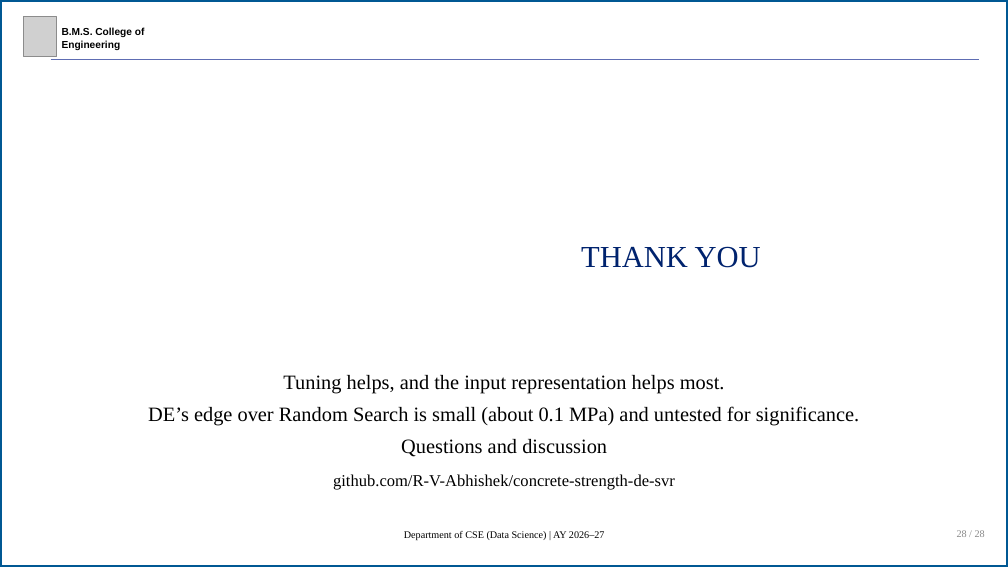
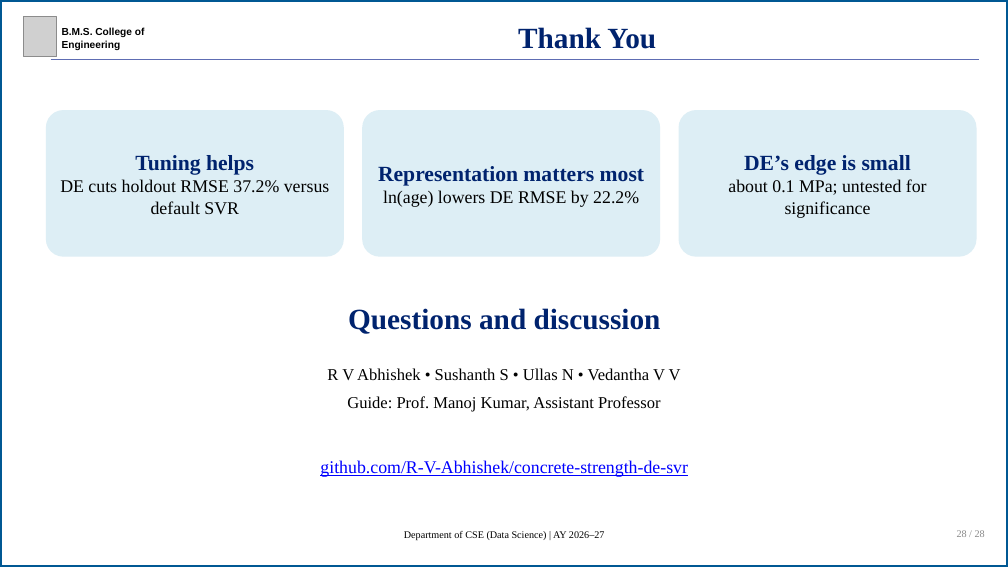
Before and after one commit to R-V-Abhishek/concrete-strength-de-svr, a slide deck: slide 28 of presentation/concrete-strength-de-svr-presentation.pptx. Drawn at 1008x567 pixels with LibreOffice and Linux fonts; fonts in the diff are those of the drawing; grey boxes stand for pictures. Boxes give left, top, right and bottom in pixels: in the first picture for what was removed or moved away, otherwise in the second. Text is boxed around its words. In the diff, an @@ line names an element or a change of style, - is before the commit and + after.

```diff
--- a/presentation/concrete-strength-de-svr-presentation.pptx
+++ b/presentation/concrete-strength-de-svr-presentation.pptx
@@ text at bbox=[518, 27, 656, 49]: text changed; size 48 to 46 pt; bold on @@
-THANK YOU
+Thank You
@@ rounded rectangle added at bbox=[46, 110, 344, 257], fill #DDEEF5, 28 pt, text #000000 @@
+Tuning helps
+DE cuts holdout RMSE 37.2% versus default SVR
@@ rounded rectangle added at bbox=[362, 110, 660, 257], fill #DDEEF5, 28 pt, text #000000 @@
+Representation matters most
+ln(age) lowers DE RMSE by 22.2%
@@ rounded rectangle added at bbox=[678, 110, 976, 257], fill #DDEEF5, 28 pt, text #000000 @@
+DE’s edge is small
+about 0.1 MPa; untested for significance
@@ text added at bbox=[348, 308, 661, 334], 46 pt, text #00236E, bold @@
+Questions and discussion
@@ text removed at bbox=[148, 375, 859, 457] @@
-Tuning helps, and the input representation helps most.
-DE’s edge over Random Search is small (about 0.1 MPa) and untested for significance.
-Questions and discussion
@@ text added at bbox=[327, 368, 681, 412], 26 pt, text #000000 @@
+R V Abhishek • Sushanth S • Ullas N • Vedantha V V
+Guide: Prof. Manoj Kumar, Assistant Professor
@@ text "github.com/R-V-Abhishek/concrete-strength-de-svr": place and size @@
-text "github.com/R-V-Abhishek/concrete-strength-de-svr" at bbox=[333, 474, 675, 490]
+text "github.com/R-V-Abhishek/concrete-strength-de-svr" at bbox=[320, 460, 688, 477]
@@ text "github.com/R-V-Abhishek/concrete-strength-de-svr" at bbox=[320, 460, 688, 477]: size 26 to 28 pt, text colour #000000 to #0000FF, underline on @@
```
Also in this commit, not shown: 16 other slides changed, 7 other files.
